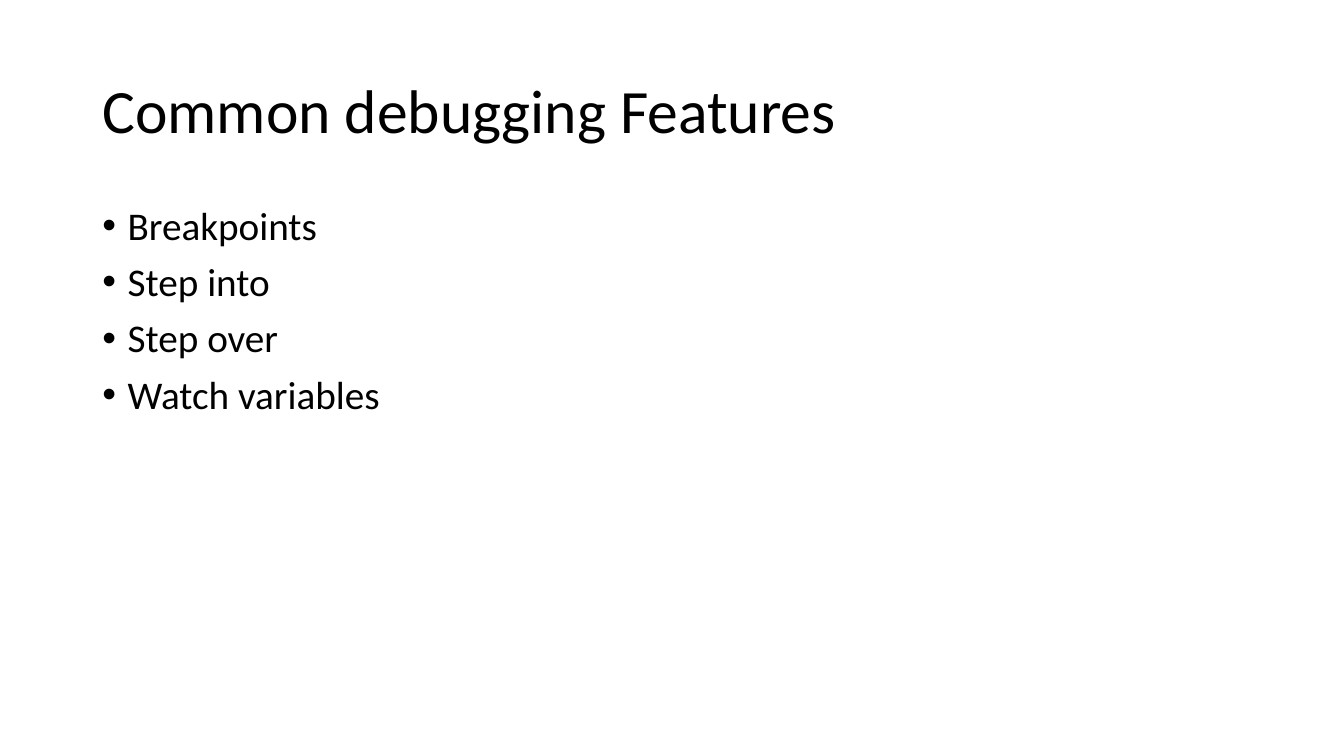
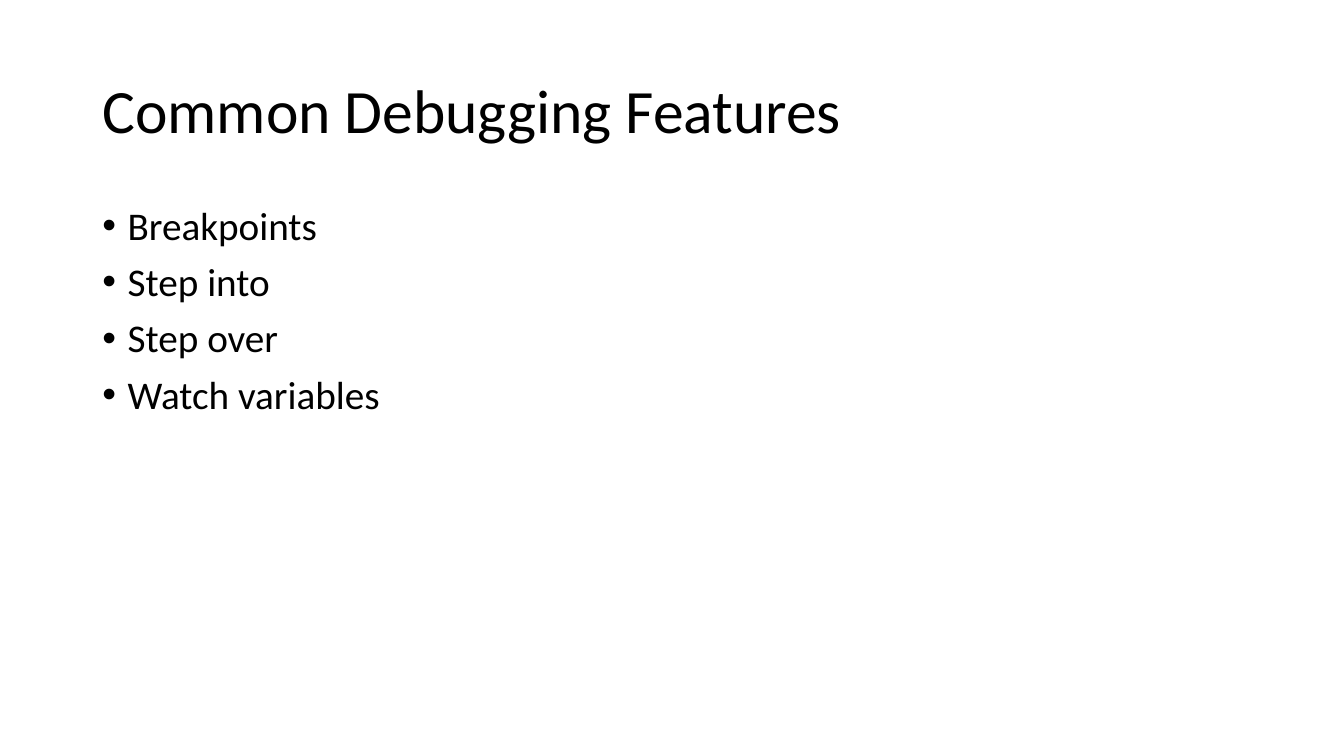
Before and after one commit to chadmichel/Talks, a slide deck: slide 16 of Debugging_2016_10_11/Debugging.pptx. Drawn at 1344x756 pixels with LibreOffice and Linux fonts; fonts in the diff are those of the drawing. Boxes give left, top, right and bottom in pixels: in the first picture for what was removed or moved away, otherwise in the second. Text is boxed around its words. In the diff, an @@ line names an element or a change of style, - is before the commit and + after.

```diff
--- a/Debugging_2016_10_11/Debugging.pptx
+++ b/Debugging_2016_10_11/Debugging.pptx
@@ title at (102, 90, 841, 144): text changed @@
-Common debugging Features
+Common Debugging Features
```
Also in this commit, not shown: 1 other slide changed, 1 slide added, 15 other files.
